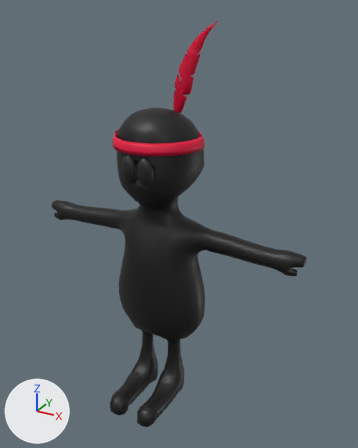
Renders of the FBX model Assets/Models/main.fbx from each side of a commit.
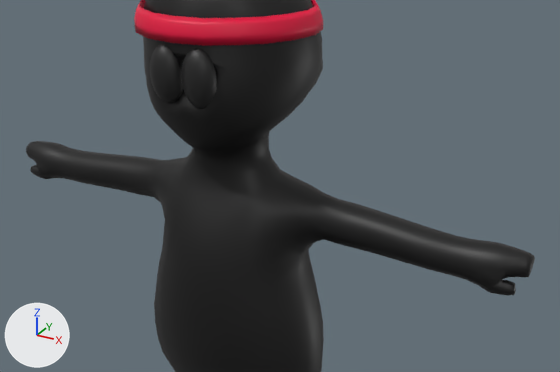
Each version is shown whole from a camera (50 mm lens) standing at (0.0411, -0.0661, 0.0668) and looking at (0.0043, 0.0007, 0.0334), then close up from a camera (50 mm lens) standing at (0.0335, -0.0508, 0.0594) and looking at (0.0045, 0.0018, 0.0331). Arrows for +X, +Y and +Z are at lower left; the lights stay in place. Where no turn or scale is listed for an object, it has been applied to the vertices.
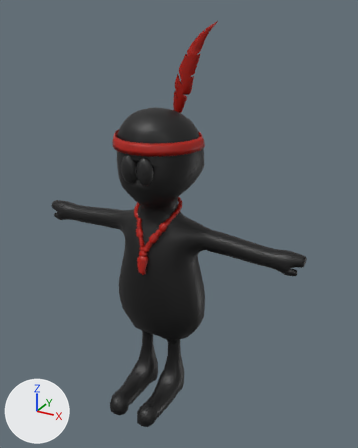
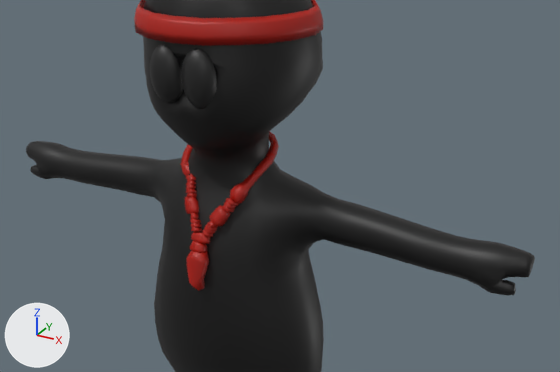
The newer file is also turned or shifted as a whole; pictures and numbers use the older file's frame.

What changed in the scene script:
```text
Change mat_boy_character_2_lambert2sg:
    mat_boy_character_2_lambert2sg.base_color: (0.8, 0.0, 0.0483) -> (0.418, 0.0065, 0.0)  # pink #e7003e -> red #ad1300
Add mat_lambert3sg:
    mat_lambert3sg = principled_material('lambert3SG')
    mat_lambert3sg.base_color = (0.418, 0.0065, 0.0)  # red #ad1300
Change me_psphere6:
    used by ob_psphere6_001; location = (0.00066, 0.00006, -0.00194)
    remove me_psphere6.from_pydata(...)  # 2358 vertices, 2569 faces; spans x -0.0249..0.025, y -0.0115..0.0074, z 0.0008..0.0669
    add me_psphere6.from_pydata(...)  # 2979 vertices, 3141 faces; spans x -0.0249..0.025, y -0.0115..0.0074, z 0.0008..0.0669
    me_psphere6 part 1: 621 vertices added at x -0.0043..0.0041, y -0.0064..0.004, z 0.0281..0.0392
    add me_psphere6.materials.append(mat_lambert3sg)  # red #ad1300
```

Changed parts and their boxes [x1, y1, x2, y2] in the close-ups (560 x 372 px):
'pSphere6.001', recoloured, reshaped: [26, 0, 535, 372] in both
part 1 of me_psphere6, added (red): after [180, 132, 279, 291]
